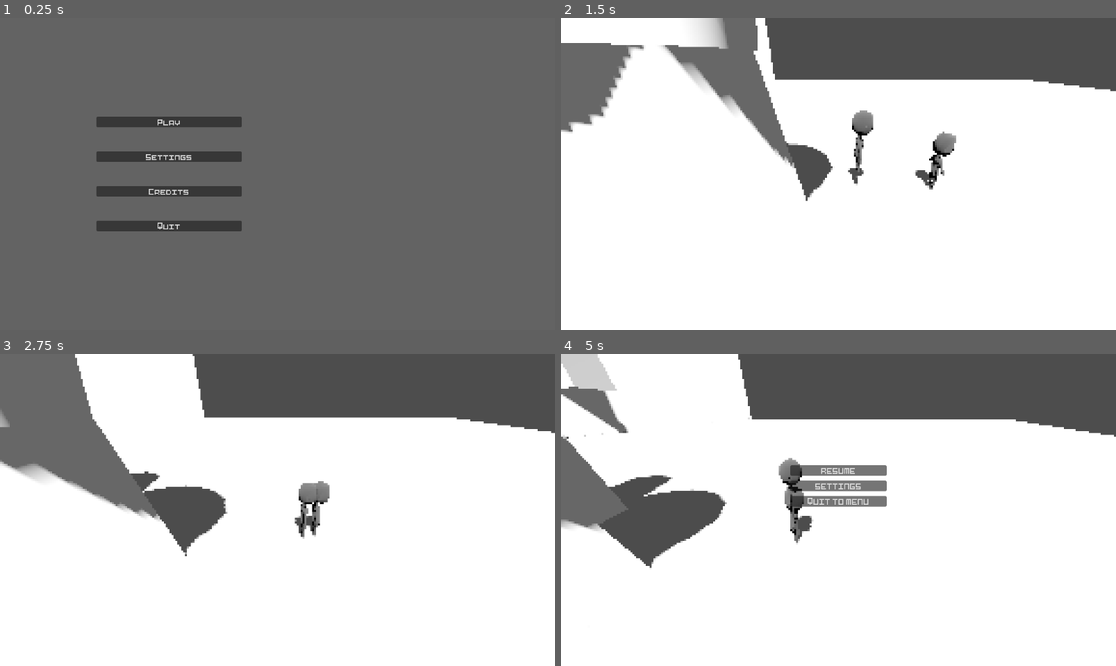
Above: before the commit, frames 1-4 (two rows, left to right).
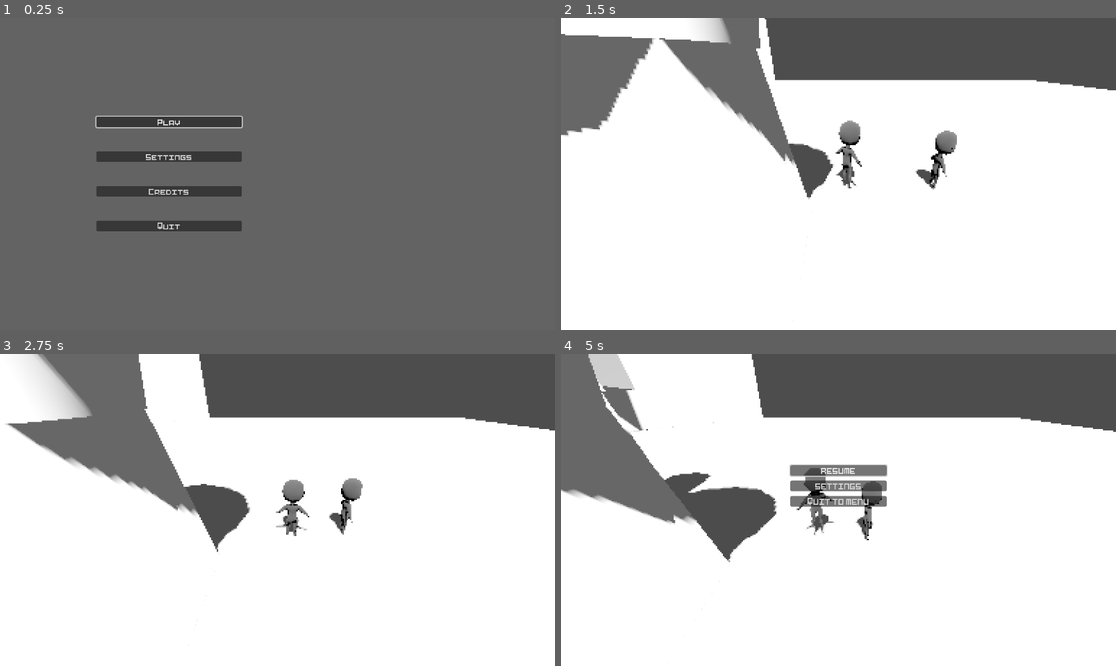
Above: after the commit, the same moments.

Repository: torbenvanassche/PirateSoftwareJam15
Game: Godot game, scene res://scenes/main.tscn
The game is run twice, just before and just after one commit, with the same random seed, the same clock (stepped at 60 frames per second) and the same inputs.
Inputs (mouse positions are in pixels of both pictures, inside the frame that each line leads up to):
- Up to frame 1 (0.25 s): no input
- Up to frame 2 (1.5 s): click "Play" at 0.5 s; tap Enter (ui_accept) at 1.25 s; move the mouse to (960, 158) at 1.27 s; hold D (right) from 1.28 s (still down); tap Space (accept, bound only after the commit) at 1.35 s; click (960, 158) at 1.42 s
- Up to frame 3 (2.75 s): tap Enter (ui_accept) at 1.52, 1.55, 1.82 s; release D (right) at 2 s; drag from (166, 525) to (249, 572) at 2.02 s
- Up to frame 4 (5 s): move the mouse to (894, 441) at 2.77 s; hold D (right) 2.78-3.5 s; right-click (894, 441) at 2.85 s; click (894, 441) at 2.92 s; tap Enter (ui_accept) at 3.05, 4.52, 4.55, 4.82 s; drag from (810, 572) to (672, 463) at 3.52 s; move the mouse to (1005, 556) at 4.27 s; hold A (left) from 4.28 s (still down); tap Mouse wheel up (zoom_out) at 4.35 s; click (1005, 556) at 4.42 s; tap Escape (cancel) at 4.9 s

The runs differ from the first frame. In frame 1, 0.3% of the frame differs, in the area x 17-44%, y 31-36%; in frame 2, 4.0%; in frame 3, 14%, in the area x 0-100%, y 0-65%; in frame 4, 13%.

Commit message:
added character look at moving direction, fixed some scene issues

Diff:
--- a/GameProject/player/character_controller.gd
+++ b/GameProject/player/character_controller.gd
@@ -3,6 +3,9 @@
 
 const SPEED = 5.0
 const JUMP_VELOCITY = 4.5
+
+var current_rotation_y: float = 0;
+@export var rotation_speed: float = 3.0;
 
 # Get the gravity from the project settings to be synced with RigidBody nodes.
 var gravity = ProjectSettings.get_setting("physics/3d/default_gravity")
@@ -20,7 +23,7 @@
 		velocity.y -= gravity * delta
 
 	# Handle jump.
-	if Input.is_action_just_pressed("ui_accept") and is_on_floor():
+	if Input.is_action_just_pressed("accept") and is_on_floor():
 		velocity.y = JUMP_VELOCITY
 
 	if Input.is_action_just_pressed("open_inventory"):
@@ -28,12 +31,16 @@
 
 	# Get the input direction and handle the movement/deceleration.
 	# As good practice, you should replace UI actions with custom gameplay actions.
-	var input_dir = Input.get_vector("left", "right", "back", "forward")
-	#var direction = (transform.basis * Vector3(input_dir.x, 0, input_dir.y)).normalized()
+	var input_dir = Input.get_vector("left", "right", "back", "forward").normalized()
 	var direction = (Manager.instance.camera_controller.camera.global_basis * Vector3(input_dir.x, 0, -input_dir.y)).normalized()
 	if direction:
 		velocity.x = direction.x * SPEED
 		velocity.z = direction.z * SPEED
+
+		var target_rotation_y = atan2(input_dir.x, input_dir.y)
+		current_rotation_y = lerp_angle(current_rotation_y, target_rotation_y, rotation_speed * delta)
+		rotation.y = current_rotation_y
+
 	else:
 		velocity.x = move_toward(velocity.x, 0, SPEED)
 		velocity.z = move_toward(velocity.z, 0, SPEED)
--- a/GameProject/project.godot
+++ b/GameProject/project.godot
@@ -83,3 +83,10 @@
 , Object(InputEventJoypadButton,"resource_local_to_scene":false,"resource_name":"","device":-1,"button_index":3,"pressure":0.0,"pressed":true,"script":null)
 ]
 }
+accept={
+"deadzone": 0.5,
+"events": [Object(InputEventKey,"resource_local_to_scene":false,"resource_name":"","device":-1,"window_id":0,"alt_pressed":false,"shift_pressed":false,"ctrl_pressed":false,"meta_pressed":false,"pressed":false,"keycode":0,"physical_keycode":32,"key_label":0,"unicode":32,"echo":false,"script":null)
+, Object(InputEventKey,"resource_local_to_scene":false,"resource_name":"","device":-1,"window_id":0,"alt_pressed":false,"shift_pressed":false,"ctrl_pressed":false,"meta_pressed":false,"pressed":false,"keycode":0,"physical_keycode":4194309,"key_label":0,"unicode":0,"echo":false,"script":null)
+, Object(InputEventJoypadButton,"resource_local_to_scene":false,"resource_name":"","device":-1,"button_index":0,"pressure":0.0,"pressed":true,"script":null)
+]
+}
--- a/GameProject/scenes/base_window.tscn
+++ b/GameProject/scenes/base_window.tscn
@@ -14,11 +14,13 @@
 grow_vertical = 2
 theme = ExtResource("1_kpacs")
 texture = ExtResource("1_ka8yf")
-region_rect = Rect2(0, 0, 32, 32)
-patch_margin_left = 8
-patch_margin_top = 8
-patch_margin_right = 8
-patch_margin_bottom = 8
+region_rect = Rect2(0, 0, 96, 96)
+patch_margin_left = 7
+patch_margin_top = 10
+patch_margin_right = 13
+patch_margin_bottom = 9
+axis_stretch_horizontal = 2
+axis_stretch_vertical = 2
 script = ExtResource("3_70ccs")
 
 [node name="VBoxContainer" type="VBoxContainer" parent="."]
--- a/GameProject/scenes/main_game.tscn
+++ b/GameProject/scenes/main_game.tscn
@@ -11,12 +11,13 @@
 grow_horizontal = 2
 grow_vertical = 2
 stretch = true
-stretch_shrink = 4
+stretch_shrink = 3
 script = ExtResource("1_t3qmm")
 
 [node name="SubViewport" type="SubViewport" parent="."]
 handle_input_locally = false
-size = Vector2i(288, 162)
+size = Vector2i(384, 216)
 render_target_update_mode = 4
 
 [node name="Node3D" parent="SubViewport" instance=ExtResource("2_lipx0")]
+transform = Transform3D(2, 0, 0, 0, 2, 0, 0, 0, 2, 0, 0, 0)
--- a/GameProject/scenes/main_menu.tscn
+++ b/GameProject/scenes/main_menu.tscn
@@ -4,6 +4,7 @@
 [ext_resource type="Theme" uid="uid://db81p7xt2bkuk" path="res://themes/main_theme.tres" id="2_73npf"]
 
 [node name="main_menu" type="CanvasLayer"]
+layer = 0
 script = ExtResource("1_6cspd")
 
 [node name="Background" type="ColorRect" parent="."]
@@ -12,6 +13,7 @@
 anchor_bottom = 1.0
 grow_horizontal = 2
 grow_vertical = 2
+mouse_filter = 1
 color = Color(1, 1, 1, 0.12549)
 
 [node name="Buttons" type="MarginContainer" parent="."]
@@ -30,6 +32,8 @@
 
 [node name="new_game" type="Button" parent="Buttons/VBoxContainer"]
 layout_mode = 2
+focus_neighbor_top = NodePath("../quit")
+focus_neighbor_bottom = NodePath("../settings")
 theme = ExtResource("2_73npf")
 text = "Play"
 
@@ -41,16 +45,22 @@
 
 [node name="settings" type="Button" parent="Buttons/VBoxContainer"]
 layout_mode = 2
+focus_neighbor_top = NodePath("../new_game")
+focus_neighbor_bottom = NodePath("../credits")
 theme = ExtResource("2_73npf")
 text = "Settings"
 
 [node name="credits" type="Button" parent="Buttons/VBoxContainer"]
 layout_mode = 2
+focus_neighbor_top = NodePath("../settings")
+focus_neighbor_bottom = NodePath("../quit")
 theme = ExtResource("2_73npf")
 text = "Credits"
 
 [node name="quit" type="Button" parent="Buttons/VBoxContainer"]
 layout_mode = 2
+focus_neighbor_top = NodePath("../credits")
+focus_neighbor_bottom = NodePath("../new_game")
 theme = ExtResource("2_73npf")
 text = "Quit"
 
--- a/GameProject/scenes/paused.tscn
+++ b/GameProject/scenes/paused.tscn
@@ -41,15 +41,21 @@
 
 [node name="resume" type="Button" parent="VBoxContainer/content/VBoxContainer" index="0"]
 layout_mode = 2
+focus_neighbor_top = NodePath("../quit")
+focus_neighbor_bottom = NodePath("../settings")
 theme = ExtResource("3_ctil3")
 text = "RESUME"
 
 [node name="settings" type="Button" parent="VBoxContainer/content/VBoxContainer" index="1"]
 layout_mode = 2
+focus_neighbor_top = NodePath("../resume")
+focus_neighbor_bottom = NodePath("../quit")
 theme = ExtResource("3_ctil3")
 text = "SETTINGS"
 
 [node name="quit" type="Button" parent="VBoxContainer/content/VBoxContainer" index="2"]
 layout_mode = 2
+focus_neighbor_top = NodePath("../settings")
+focus_neighbor_bottom = NodePath("../resume")
 theme = ExtResource("3_ctil3")
 text = "QUIT TO MENU"
--- /dev/null
+++ b/GameProject/scenes/settings.tscn
@@ -0,0 +1,6 @@
+[gd_scene load_steps=2 format=3 uid="uid://byi41etxy35r2"]
+
+[ext_resource type="PackedScene" uid="uid://dny1dqcanlco0" path="res://scenes/base_window.tscn" id="1_bsqw3"]
+
+[node name="Window" instance=ExtResource("1_bsqw3")]
+size_preset = "full_size"
--- a/GameProject/scripts/game_manager.gd
+++ b/GameProject/scripts/game_manager.gd
@@ -20,3 +20,9 @@
 	get_tree().paused = pause_game
 	if pause_game:
 		SceneManager.instance.set_active_scene("paused", SceneConfig.new(false));
+
+func _process(delta):
+	if Input.is_action_just_pressed("accept"):
+		var btn = get_viewport().gui_get_focus_owner();
+		if btn is Button:
+			btn.pressed.emit();
--- a/GameProject/scripts/main_menu.gd
+++ b/GameProject/scripts/main_menu.gd
@@ -1,6 +1,17 @@
 extends Node
 
 @onready var new_game_button: Button = $Buttons/VBoxContainer/new_game;
+@onready var settings_button: Button = $Buttons/VBoxContainer/settings;
+@onready var credits_button: Button = $Buttons/VBoxContainer/credits;
+@onready var quit_button: Button = $Buttons/VBoxContainer/quit;
+
 
 func _ready():
-	new_game_button.pressed.connect(SceneManager.instance.set_active_scene.bind("main_game", SceneConfig.new(false, true, true)))
+	new_game_button.pressed.connect(_play_game)
+	new_game_button.grab_focus();
+
+	if OS.get_name() == "Web":
+		quit_button.visible = false;
+
+func _play_game():
+	SceneManager.instance.set_active_scene("main_game", SceneConfig.new(false, true, true))
--- a/GameProject/scripts/pause_menu.gd
+++ b/GameProject/scripts/pause_menu.gd
@@ -17,6 +17,9 @@
 func on_disable():
 	Manager.instance.pause(false)
 
+func on_enable():
+	resume_button.grab_focus();
+
 func resume():
 	print("resuming")
 	window_controller.close_requested.emit()
--- a/GameProject/scripts/scene_management/scene_manager.gd
+++ b/GameProject/scripts/scene_management/scene_manager.gd
@@ -64,6 +64,7 @@
 	get_scene_info(id).node = target;
 
 func set_active_scene(scene_name: String, config: SceneConfig) -> Node:
+	print(scene_name)
 	var previous_scene_info: SceneInfo = null;
 	if active_scene:
 		previous_scene_info = node_to_info(active_scene);
--- a/GameProject/themes/main_theme.tres
+++ b/GameProject/themes/main_theme.tres
@@ -1,9 +1,21 @@
-[gd_resource type="Theme" load_steps=2 format=3 uid="uid://db81p7xt2bkuk"]
+[gd_resource type="Theme" load_steps=5 format=3 uid="uid://db81p7xt2bkuk"]
 
 [ext_resource type="FontFile" uid="uid://wwdgbviudmnu" path="res://fonts/pixelart.ttf" id="1_6twr5"]
+[ext_resource type="Texture2D" uid="uid://nvg3adru56le" path="res://inventory/sprites/slot_background.png" id="2_li6qk"]
+
+[sub_resource type="StyleBoxFlat" id="StyleBoxFlat_v5ydh"]
+
+[sub_resource type="StyleBoxFlat" id="StyleBoxFlat_p8r5s"]
+bg_color = Color(0, 0, 0, 1)
+expand_margin_top = 6.0
+expand_margin_bottom = 6.0
 
 [resource]
 default_font_size = 16
 Button/fonts/font = ExtResource("1_6twr5")
+HSlider/icons/grabber = ExtResource("2_li6qk")
+HSlider/icons/grabber_highlight = ExtResource("2_li6qk")
+HSlider/styles/grabber_area = SubResource("StyleBoxFlat_v5ydh")
+HSlider/styles/slider = SubResource("StyleBoxFlat_p8r5s")
 Label/colors/font_color = Color(0, 0, 0, 1)
 Label/fonts/font = ExtResource("1_6twr5")
Binary file changed: GameProject/inventory/sprites/inventory_background.png
